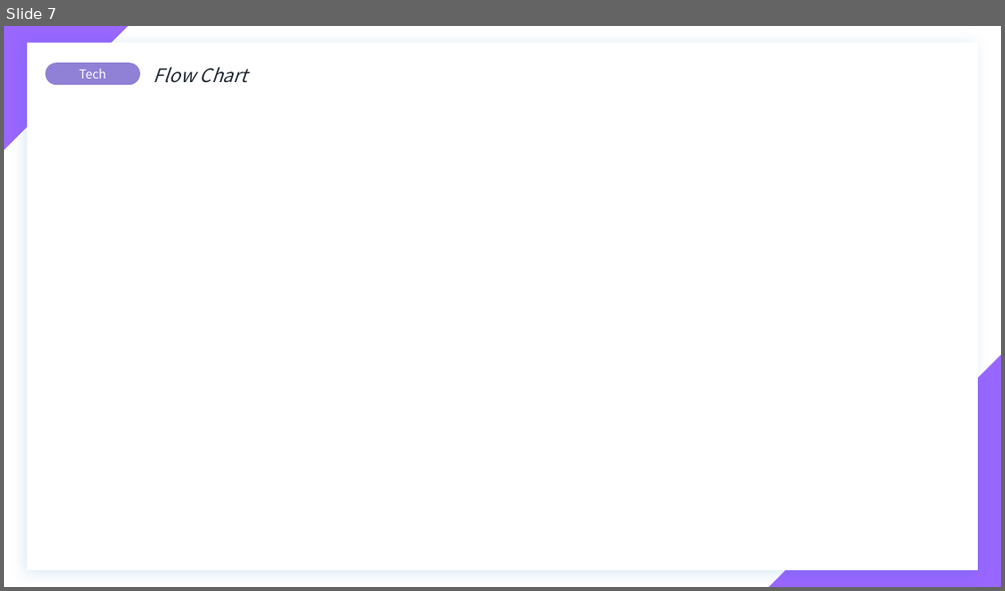
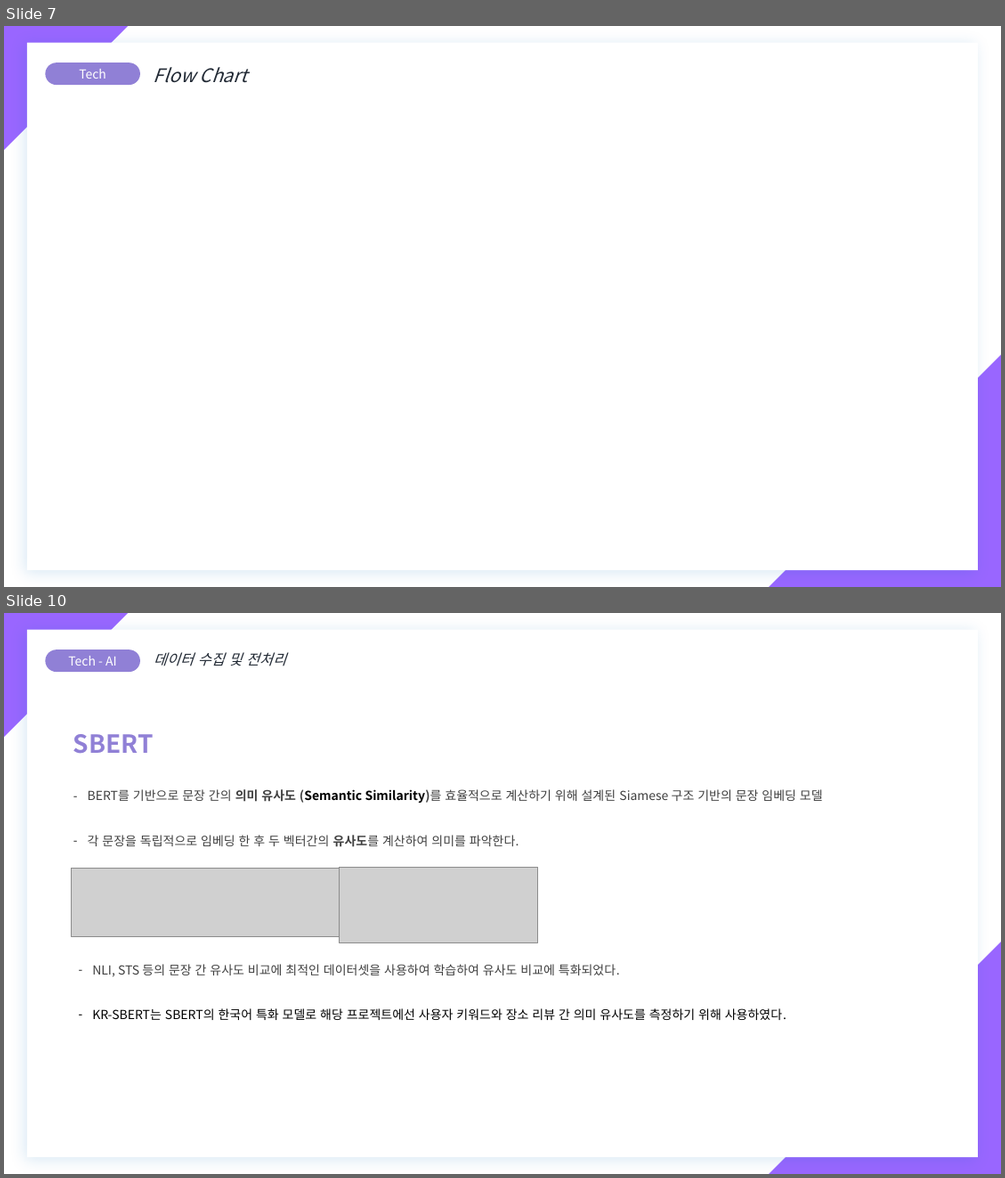
Before and after one commit to YeongIn-Hwang/2025_AI_Academic-Festival, a slide deck: Voyage.pptx. Shown one above the other, each under a label of ours: slide 7 before the commit, slides 7 and 10 after it; the slides between them are not shown. The pictures are 1005x591 and 1005x1178 pixels, drawn with LibreOffice and Linux fonts; fonts in the diff are those of the drawing; grey boxes stand for pictures. Boxes give left, top, right and bottom in pixels: in the first picture for what was removed or moved away, otherwise in the second. Text is boxed around its words. In the diff, an @@ line names an element or a change of style, - is before the commit and + after.

```diff
--- a/Voyage.pptx
+++ b/Voyage.pptx
@@ slide 10 added at box(4, 613, 1001, 1174), background #FFFFFF @@
@@ right triangle added at box(4, 613, 128, 737), fill #9966FF @@
@@ rectangle added at box(27, 629, 978, 1157), fill #FFFFFF @@
@@ rounded rectangle added at box(45, 649, 140, 672), fill #9080D6, 12 pt, text #FFFFFF @@
+Tech - AI
@@ text added at box(154, 652, 286, 666), 14 pt, text #222A35, italic @@
+    데이터 수집 및 전처리
@@ text added at box(73, 734, 823, 847), 12 pt, text #404040 @@
+SBERT
+– BERT를 기반으로 문장 간의 의미 유사도 (Semantic Similarity)를 효율적으로 계산하기 위해 설계된 Siamese 구조 기반의 문장 임베딩 모델
+– 각 문장을 독립적으로 임베딩 한 후 두 벡터간의 유사도를 계산하여 의미를 파악한다.
@@ picture added at box(72, 868, 453, 936) @@
@@ picture added at box(340, 868, 538, 943) @@
@@ right triangle added at box(769, 941, 1001, 1174), fill #9966FF @@
@@ text added at box(92, 964, 786, 1020), 12 pt, text #000000 @@
+– NLI, STS 등의 문장 간 유사도 비교에 최적인 데이터셋을 사용하여 학습하여 유사도 비교에 특화되었다.
+– KR-SBERT는 SBERT의 한국어 특화 모델로 해당 프로젝트에선 사용자 키워드와 장소 리뷰 간 의미 유사도를 측정하기 위해 사용하였다.
```
Also in this commit, not shown: 2 slides changed, 5 other slides added, 5 slides removed, 3 other files.
